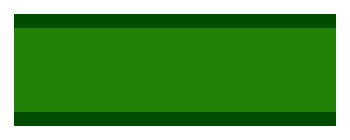
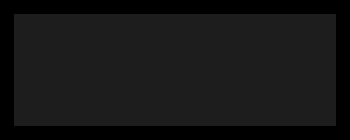
Layers edited between the first and the second 350×140 image:
showed "图层 17", painted on it over [0, 0, 350, 140]
painted on "图层 16" over [14, 28, 336, 112]
showed "图层 14", painted on it over [0, 0, 350, 140]
showed "图层 15", painted on it over [0, 0, 350, 140]
showed "图层 13", painted on it over [0, 0, 350, 140]
